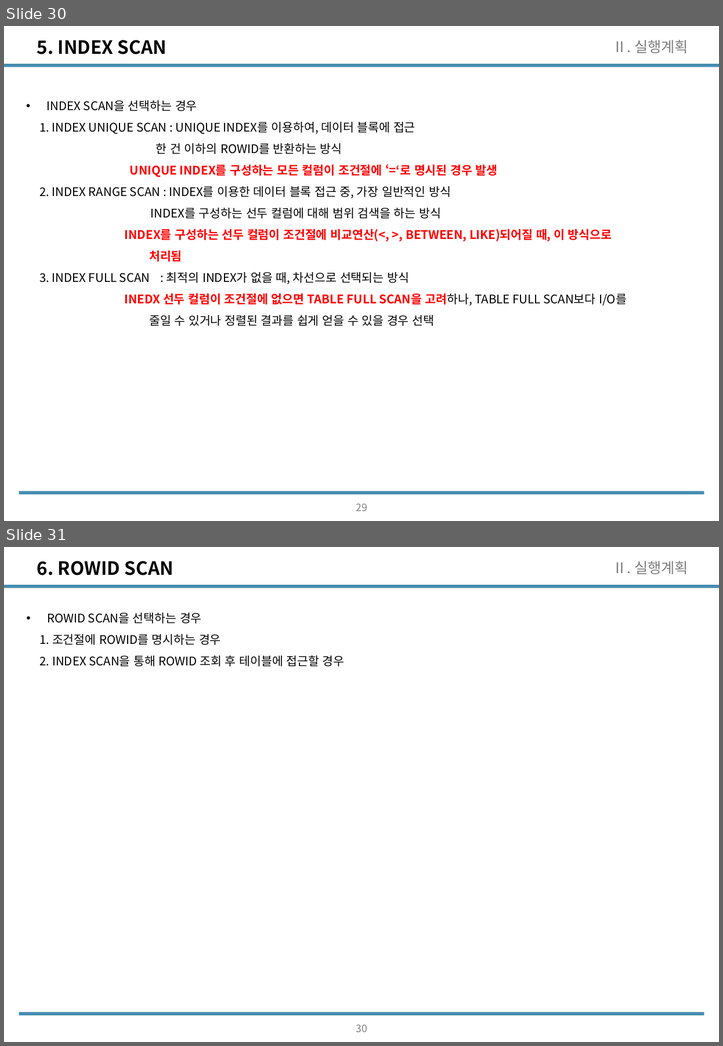
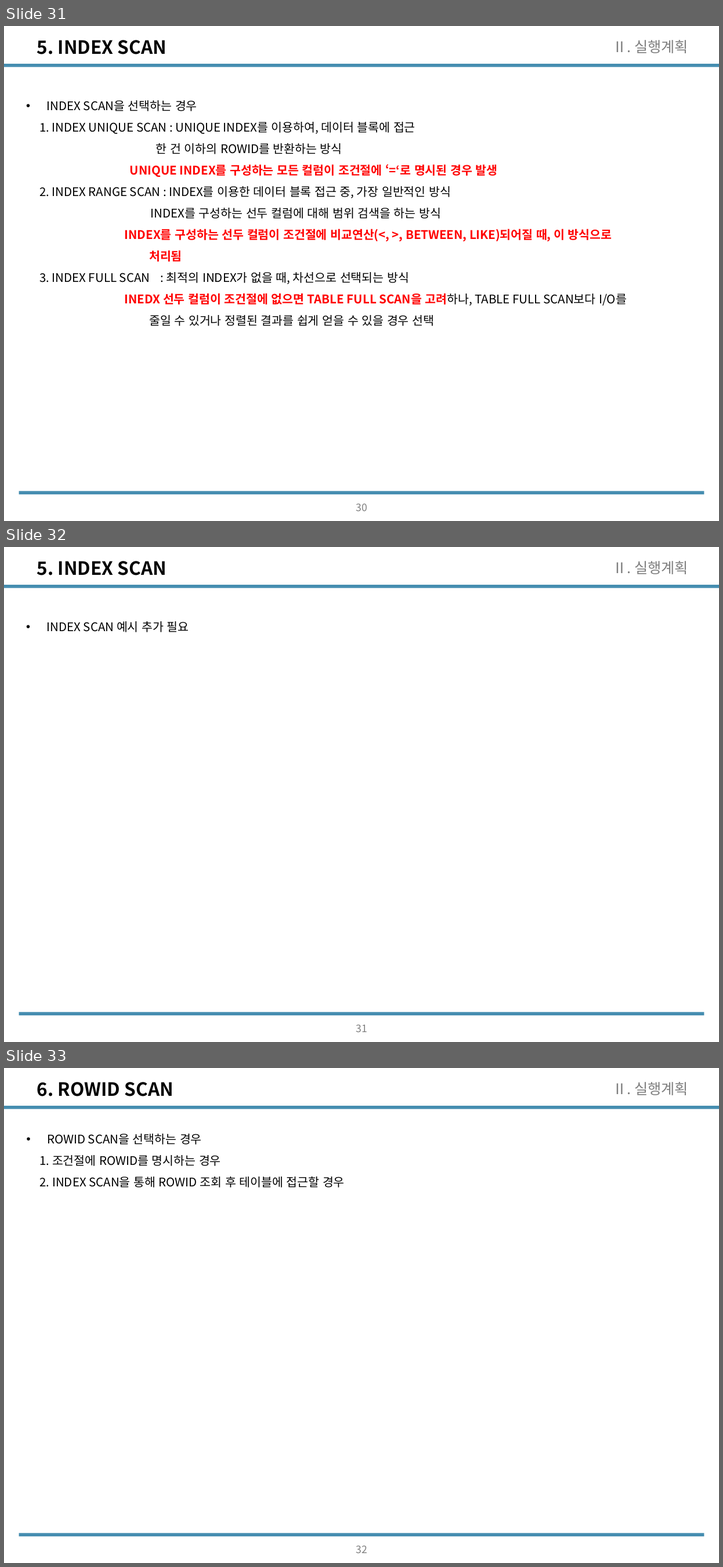
Before and after one commit to wooseok1152/SQL, a slide deck: SQL_seminar/SQL중상급활용_CH2.pptx. Shown one above the other, each under a label of ours: slides 30 and 31 before the commit, slides 31, 32 and 33 after it. The pictures are 723x1046 and 723x1567 pixels, drawn with LibreOffice and Linux fonts; fonts in the diff are those of the drawing. Boxes give left, top, right and bottom in pixels: in the first picture for what was removed or moved away, otherwise in the second. Text is boxed around its words. In the diff, an @@ line names an element or a change of style, - is before the commit and + after.

Commit message:
ch2 update(scan operation examples & join operation left)

```diff
--- a/SQL_seminar/SQL중상급활용_CH2.pptx
+++ b/SQL_seminar/SQL중상급활용_CH2.pptx
@@ slide 32 added at [4, 547, 719, 1042], background #FFFFFF; not listed: 2 template elements that a slide beside it also shows @@
@@ title added at [37, 561, 166, 575], 20 pt, text #000000, bold @@
+5. INDEX SCAN
@@ text added at [612, 561, 688, 574], 16 pt, text #808080 @@
+Ⅱ. 실행계획
@@ text added at [47, 621, 189, 632], 13 pt, text #000000 @@
+• INDEX SCAN 예시 추가 필요
@@ page number added at [355, 1024, 366, 1032], 11.1 pt, text #808080 @@
+31
@@ what was slide 30 is now slide 31 @@
@@ page number at [355, 503, 366, 511]: text changed @@
-29
+30
@@ what was slide 31 is now slide 33 @@
@@ page number at [355, 1545, 366, 1553]: text changed @@
-30
+32
```
Also in this commit, not shown: 1 slide changed, 1 other slide added.
